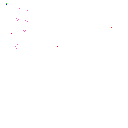
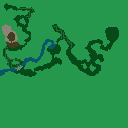
Before/after of a 128 x 128 layered artwork. What changed in the layer stack:
hid "stuff", painted on it over [6, 3, 112, 76]
showed "routes", painted on it over [5, 8, 72, 68]
showed "tiles" over [0, 0, 128, 128]
